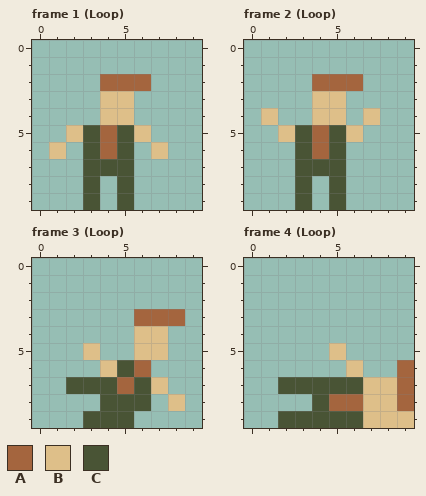
Two states of a pixel-art file, Assets/Art/Characters/characters.aseprite. Above: the version before the commit.
10x10 pixels, 5 frames. Shown: frame 1 (Loop), frame 2 (Loop), frame 3 (Loop), frame 4 (Loop). The commit also changed other frames, which this record leaves out.
Palette (. is transparent): A #a4653e  B #debf89  C #495435
After:
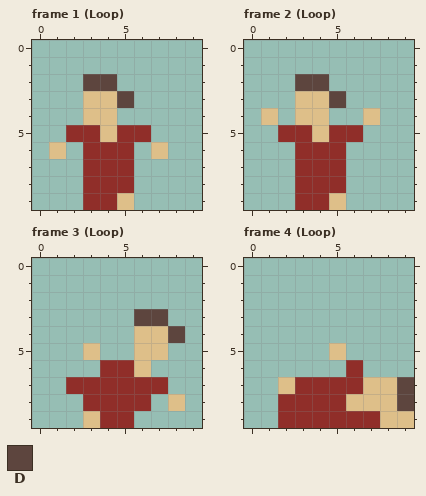
Colours new in this view: D #5d453e
Changes in this commit:
layer "mechanic" now hidden
layer "novelist" added
@@ palette @@
-C #495435
+C #902e29
--- frame 1 (Loop)
@@ x 0..9 @@
  1 ..........
- 2 ....AAA...
- 3 ....BB....
- 4 ....BB....
- 5 ..BCACB...
- 6 .B.CAC.B..
+ 2 ...DD.....
+ 3 ...BBD....
+ 4 ...BB.....
+ 5 ..CCBCC...
+ 6 .B.CCC.B..
  7 ...CCC....
- 8 ...C.C....
- 9 ...C.C....
+ 8 ...CCC....
+ 9 ...CCB....
--- frame 2 (Loop)
@@ x 0..9 @@
  1 ..........
- 2 ....AAA...
- 3 ....BB....
- 4 .B..BB.B..
- 5 ..BCACB...
- 6 ...CAC....
+ 2 ...DD.....
+ 3 ...BBD....
+ 4 .B.BB..B..
+ 5 ..CCBCC...
+ 6 ...CCC....
  7 ...CCC....
- 8 ...C.C....
- 9 ...C.C....
+ 8 ...CCC....
+ 9 ...CCB....
--- frame 3 (Loop)
@@ x 0..9 @@
  2 ..........
- 3 ......AAA.
- 4 ......BB..
+ 3 ......DD..
+ 4 ......BBD.
  5 ...B..BB..
- 6 ....BCA...
- 7 ..CCCACB..
- 8 ....CCC.B.
- 9 ...CCC....
+ 6 ....CCB...
+ 7 ..CCCCCC..
+ 8 ...CCCC.B.
+ 9 ...BCC....
--- frame 4 (Loop)
@@ x 0..9 @@
  5 .....B....
- 6 ......B..A
- 7 ..CCCCCBBA
- 8 ....CAABBA
- 9 ..CCCCCBBB
+ 6 ......C...
+ 7 ..BCCCCBBD
+ 8 ..CCCCBBBD
+ 9 ..CCCCCCBB
Where, in picture pixels (left, top, right, bottom), the same in both pictures:
changed: (66, 74, 151, 210)
changed: (278, 74, 363, 210)
changed: (66, 309, 185, 428)
changed: (278, 360, 414, 428)
